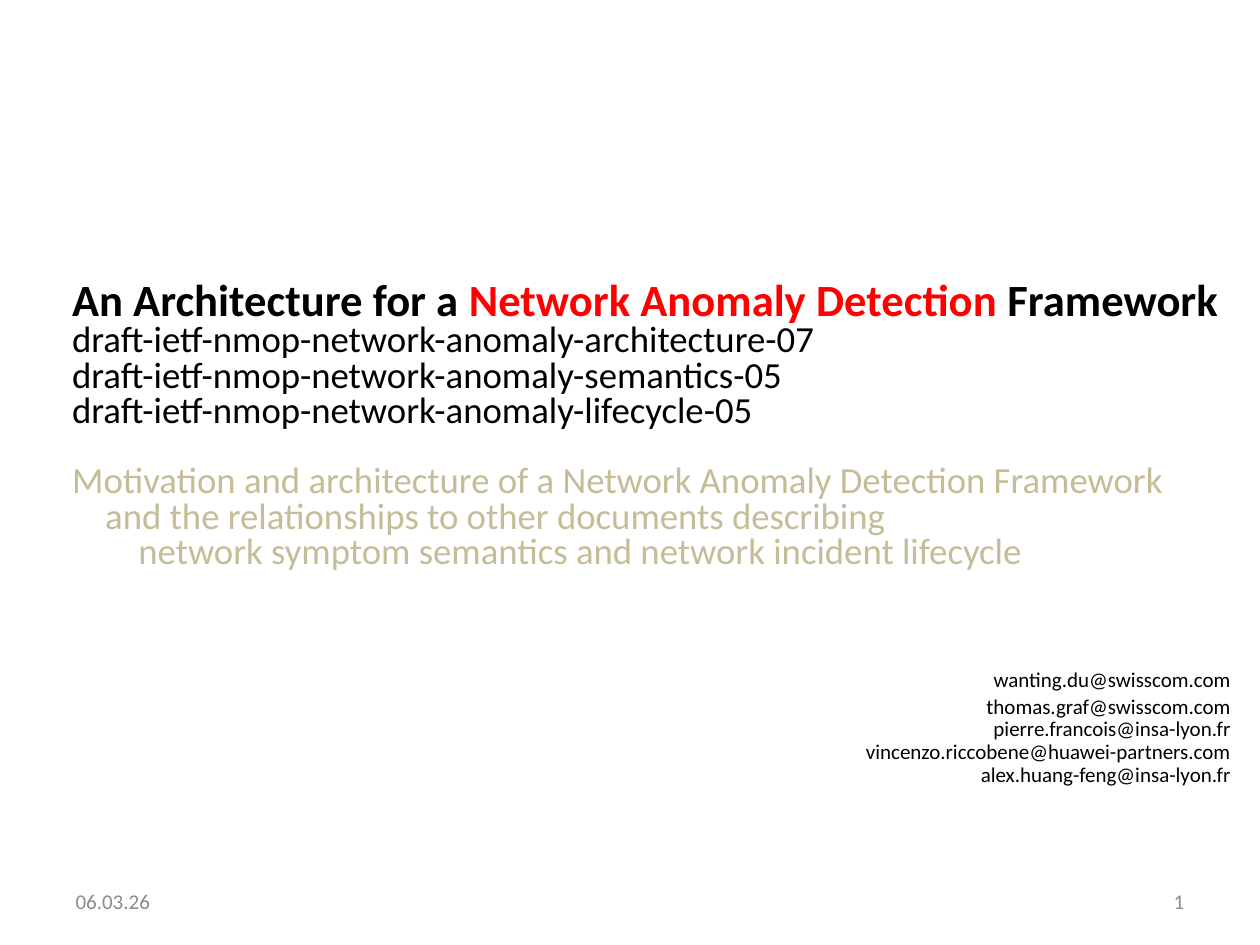
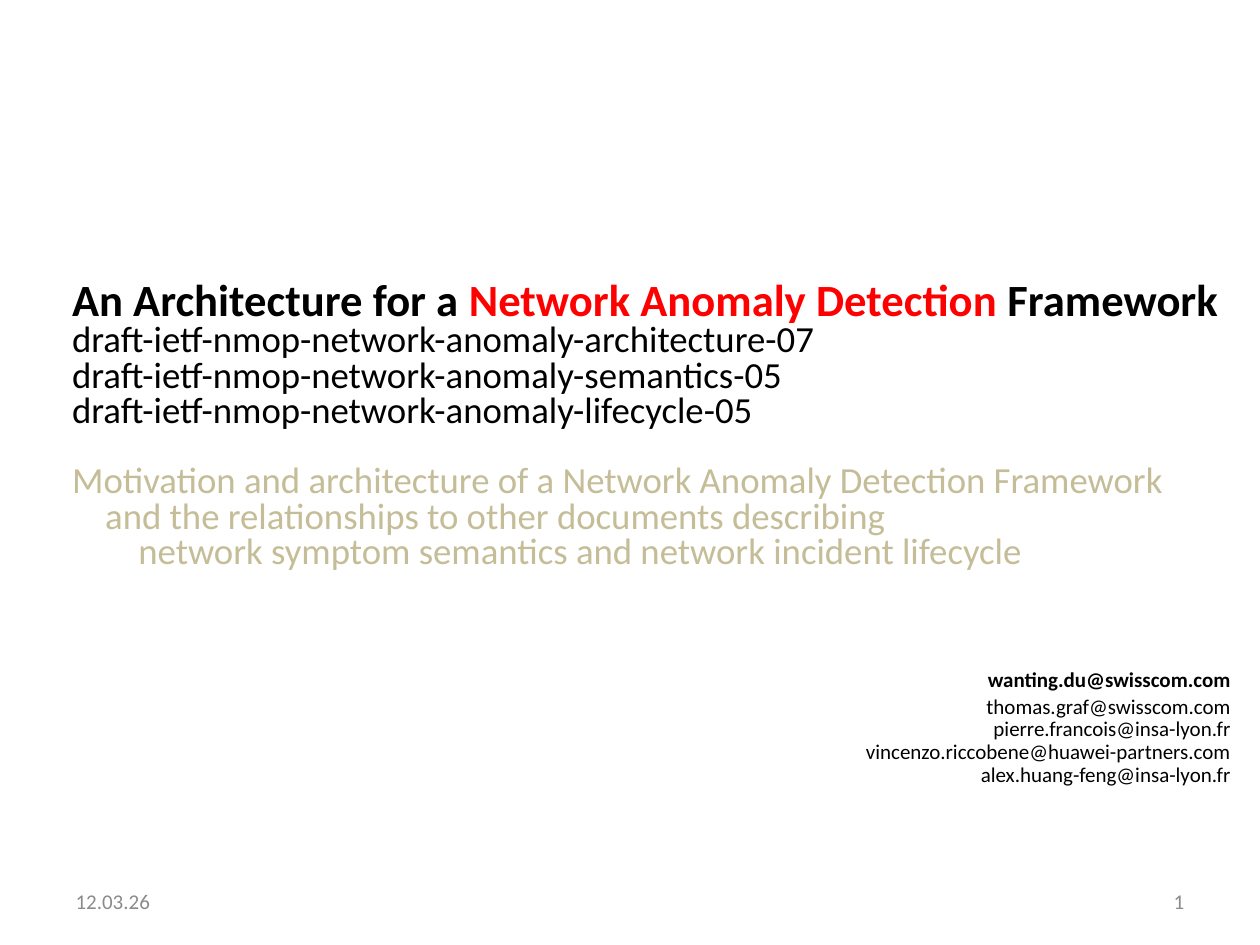
Before and after one commit to network-analytics/ietf-network-analytics-document-status, a slide deck: slide 1 of 125/NMOP/draft-ietf-nmop-network-anomaly-architecture-semantics-lifecycle.pptx. Drawn at 1260x945 pixels with LibreOffice and Linux fonts; fonts in the diff are those of the drawing. Boxes give left, top, right and bottom in pixels: in the first picture for what was removed or moved away, otherwise in the second. Text is boxed around its words. In the diff, an @@ line names an element or a change of style, - is before the commit and + after.

```diff
--- a/125/NMOP/draft-ietf-nmop-network-anomaly-architecture-semantics-lifecycle.pptx
+++ b/125/NMOP/draft-ietf-nmop-network-anomaly-architecture-semantics-lifecycle.pptx
@@ text at (988, 672, 1231, 691): bold on in "wanting.du@swisscom.com" @@
@@ text at (76, 895, 150, 909): text changed @@
-06.03.26
+12.03.26
```
Also in this commit, not shown: 10 other slides changed, 3 slides added, 2 other files.
